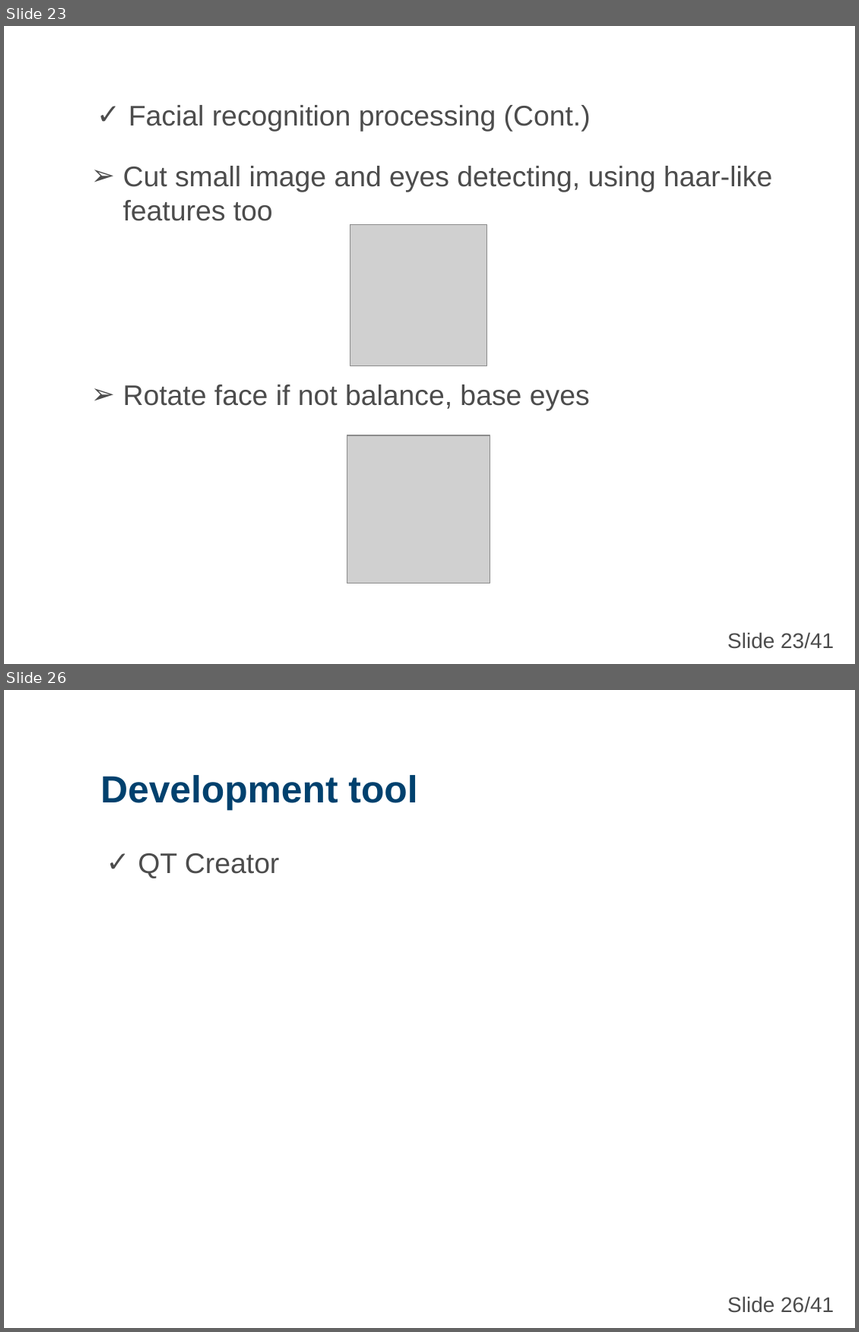
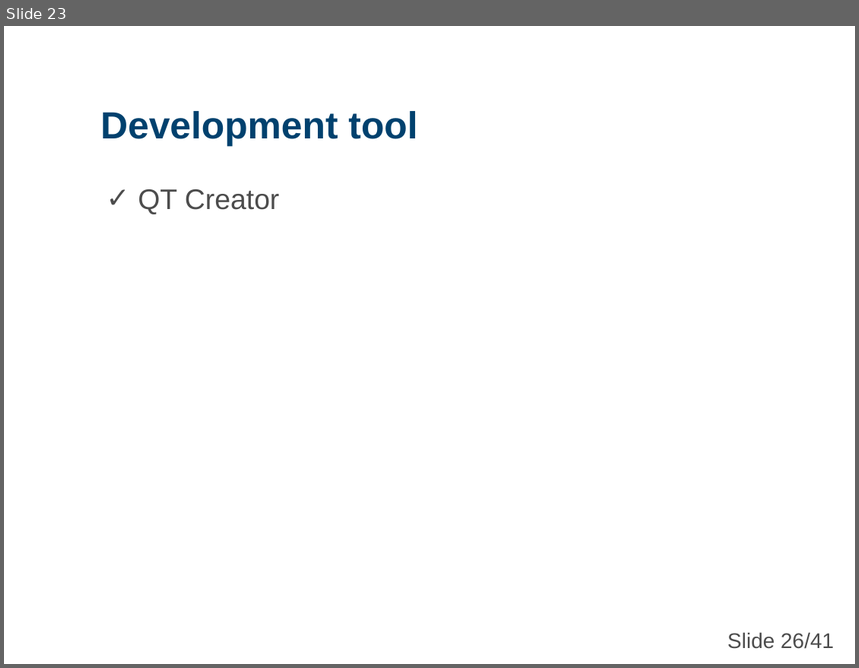
Before and after one commit to nicknguyen071093/CapstoneProject, a slide deck: Baocao/1007/Tan/CapstoneProject.ppt. Shown one above the other, each under a label of ours: slides 23 and 26 before the commit, slide 23 after it; the slides between them are not shown. The pictures are 859x1332 and 859x668 pixels, drawn with LibreOffice and Linux fonts; fonts in the diff are those of the drawing; grey boxes stand for pictures; background and template pictures are left out. Boxes give left, top, right and bottom in pixels: in the first picture for what was removed or moved away, otherwise in the second. Text is boxed around its words. In the diff, an @@ line names an element or a change of style, - is before the commit and + after.

```diff
--- a/Baocao/1007/Tan/CapstoneProject.ppt
+++ b/Baocao/1007/Tan/CapstoneProject.ppt
@@ slide 23 removed at <box>4,26,855,664</box>, background picture (left out) @@
@@ text removed at <box>129,105,591,132</box> @@
-✓ Facial recognition processing (Cont.)
@@ text removed at <box>123,166,772,411</box> @@
-➢ Cut small image and eyes detecting, using haar-like features too
-➢ Rotate face if not balance, base eyes
@@ picture removed at <box>351,224,487,366</box> @@
@@ picture removed at <box>347,436,490,584</box> @@
@@ text removed at <box>728,632,834,649</box> @@
-Slide 23/41
@@ what was slide 26 is now slide 23 @@
```
Also in this commit, not shown: 4 slides changed, 2 slides added, 4 other slides removed.
